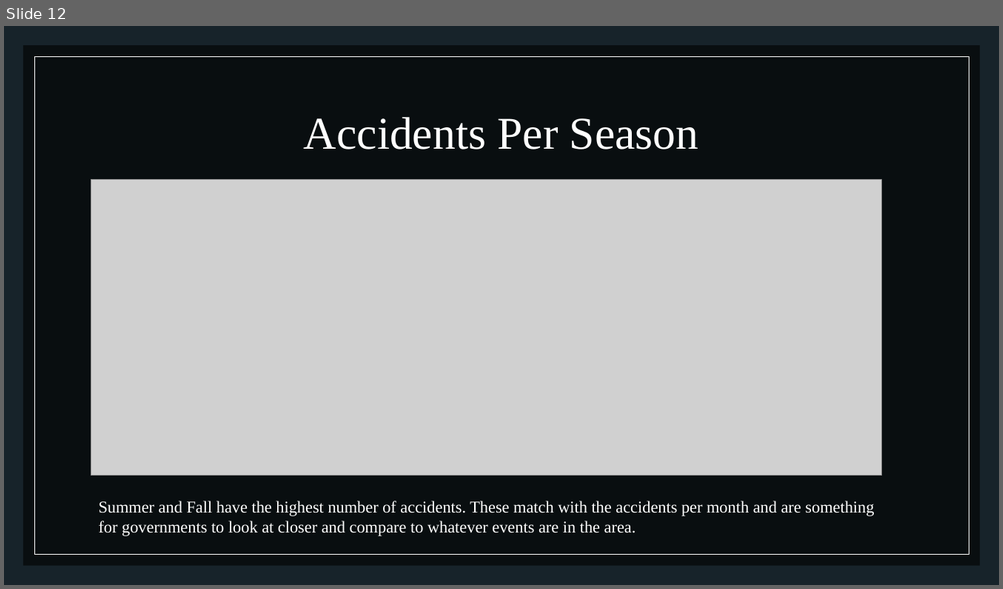
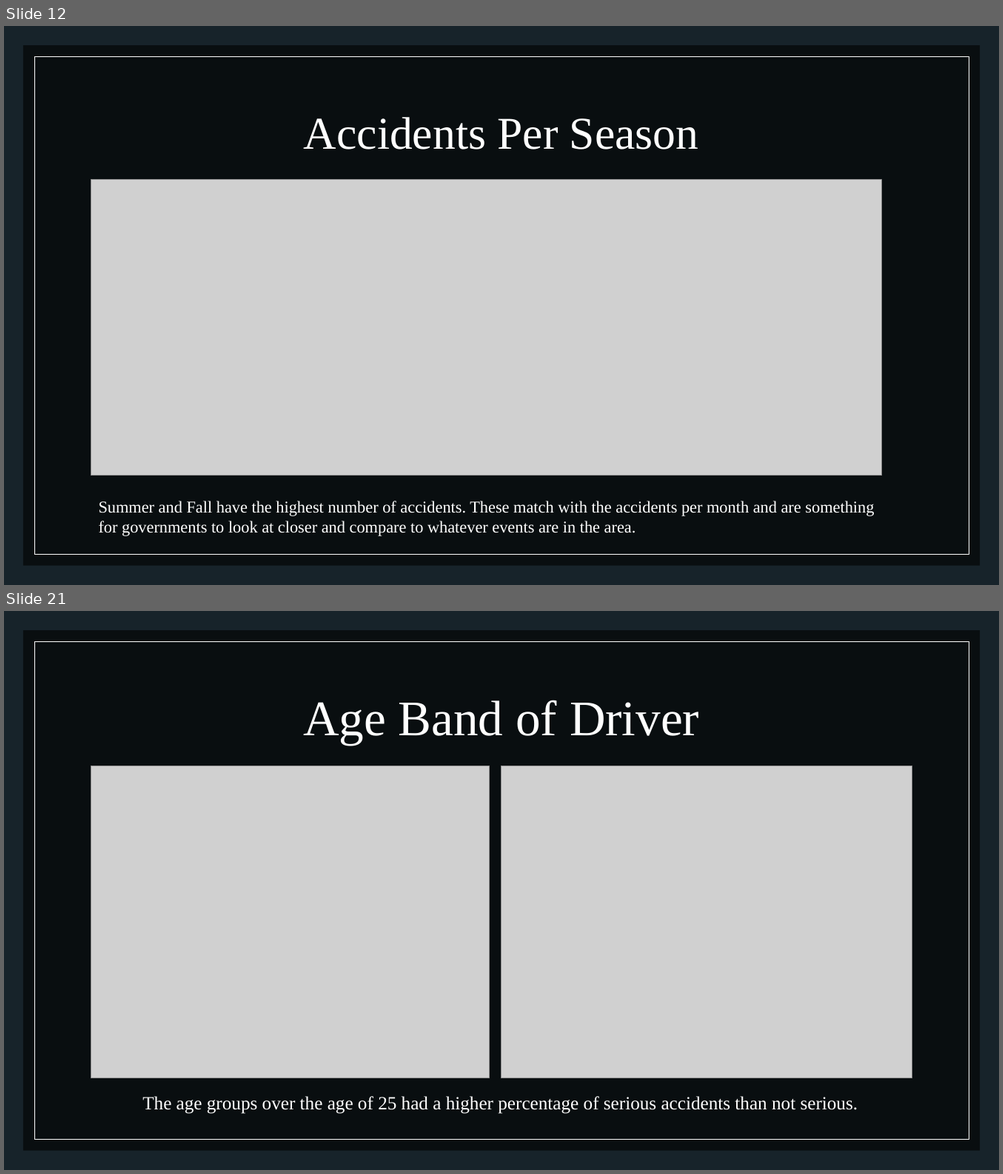
Before and after one commit to GenTaylor/Traffic-Accident-Analysis, a slide deck: Traffic Analysis and Severity Prediction.pptx. Shown one above the other, each under a label of ours: slide 12 before the commit, slides 12 and 21 after it; the slides between them are not shown. The pictures are 1003x589 and 1003x1174 pixels, drawn with LibreOffice and Linux fonts; fonts in the diff are those of the drawing; grey boxes stand for pictures. Boxes give left, top, right and bottom in pixels: in the first picture for what was removed or moved away, otherwise in the second. Text is boxed around its words. In the diff, an @@ line names an element or a change of style, - is before the commit and + after.

```diff
--- a/Traffic Analysis and Severity Prediction.pptx
+++ b/Traffic Analysis and Severity Prediction.pptx
@@ slide 21 added at [4, 611, 999, 1170], background #17232A; not listed: 2 template elements that a slide beside it also shows @@
@@ title added at [303, 700, 699, 744], 48 pt, text #FFFFFF @@
+Age Band of Driver
@@ picture added at [91, 766, 489, 1079] @@
@@ picture added at [502, 766, 912, 1079] @@
@@ text added at [142, 1096, 858, 1114], 18 pt, text #FFFFFF @@
+The age groups over the age of 25 had a higher percentage of serious accidents than not serious.
```
Also in this commit, not shown: 2 slides changed, 19 other slides added, 2 slides removed.
